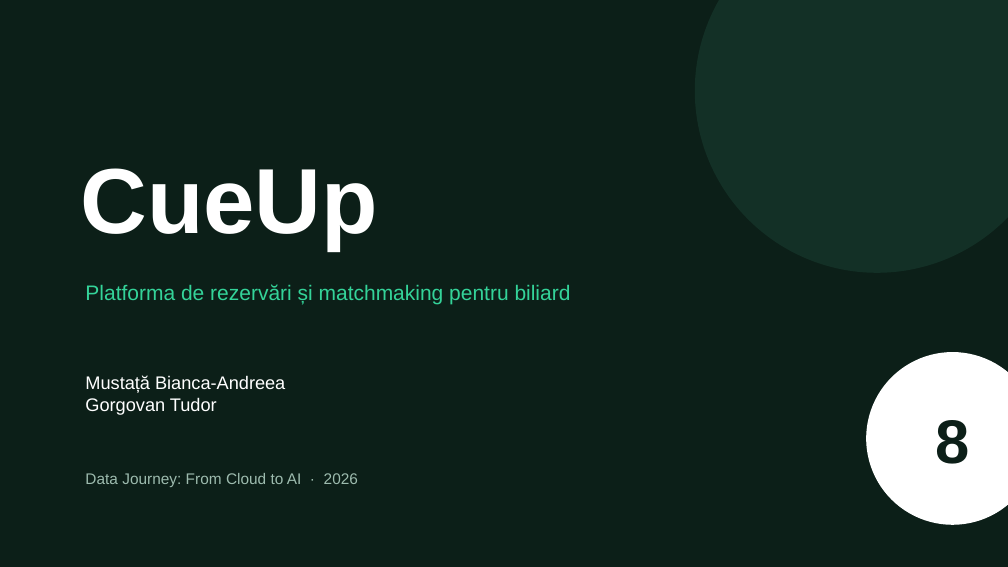
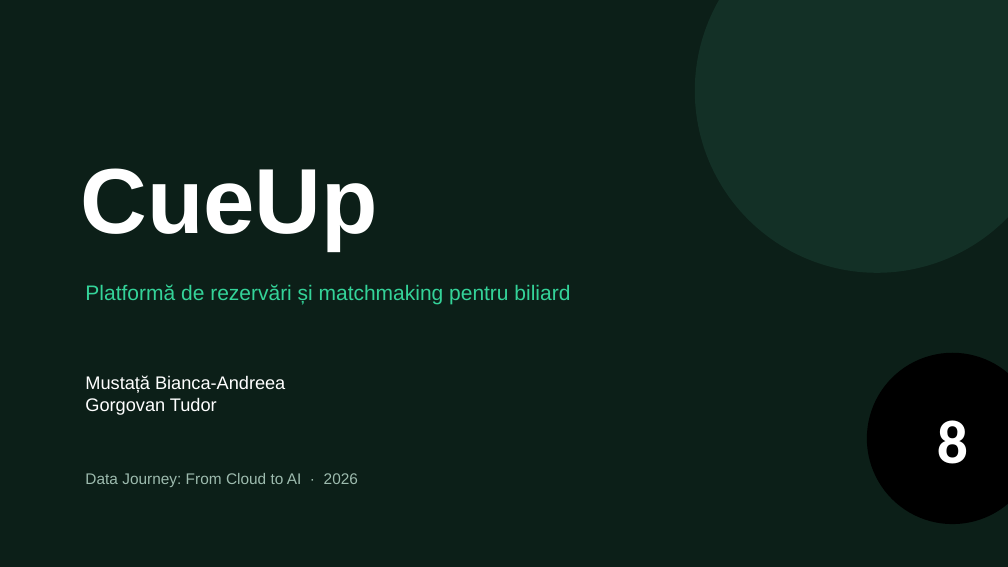
Before and after one commit to tudorgorgovan/CueUp, a slide deck: slide 1 of CueUp - prezentare.PPT. Drawn at 1008x567 pixels with LibreOffice and Linux fonts; fonts in the diff are those of the drawing. Boxes give left, top, right and bottom in pixels: in the first picture for what was removed or moved away, otherwise in the second. Text is boxed around its words. In the diff, an @@ line names an element or a change of style, - is before the commit and + after.

```diff
--- a/CueUp - prezentare.PPT
+++ b/CueUp - prezentare.PPT
@@ text at box(85, 284, 570, 305): text changed @@
-Platforma de rezervări și matchmaking pentru biliard
+Platformă de rezervări și matchmaking pentru biliard
@@ text "8" at box(937, 420, 968, 464): font Arial to Calibri, text colour #0C1F18 to #FFFFFF @@
@@ ellipse at box(867, 353, 1008, 524): fill #FFFFFF to #000000; outline #FFFFFF 1 pt to none @@
```
Also in this commit, not shown: 6 other slides changed, 5 slides added.
